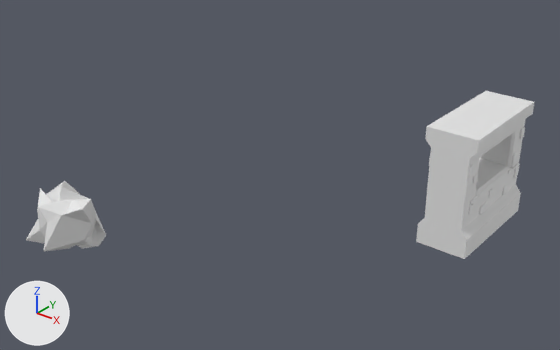
The Blender file env_wallwWndow_melissaLiao_01.blend, before and after one commit.
Before and after are seen from a 50 mm lens placed at (38.5, -25.8, 24.5), pointed at (10.8, 8.8, 3.0). Arrows for +X, +Y and +Z are at lower left; the lights stay in place. The picture after the commit comes second.
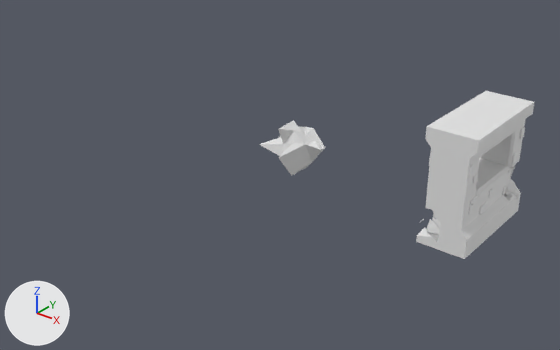
Commit message: wall base complete

Location of each change, (x1, y1, x2, y2) in pixels of the pictures (560 x 350 px):
'Icosphere', reshaped, moved, turned, rescaled: before (26, 181, 106, 251); after (259, 120, 325, 176)
part 1 of me_cube_001, cut back: before (419, 202, 445, 228); after (416, 126, 484, 250)
part 2 of me_cube_001, cut back: before (504, 161, 520, 203); after (502, 161, 521, 214)
part 3 of me_icosphere, cut back: before (37, 181, 106, 251); after (278, 120, 312, 176)

What the commit changed:
me_cube_001 is used by ob_cube; location (21.15, 14.93, 4.09); scale (1.6, 3.82, 3.77).
me_cube_001 had 6157 vertices, 6065 faces, 2 loose edges and spanned x -1.0..1.0, y -1.0..1.0, z -1.0..1.0.
me_cube_001 now has 6458 vertices, 6114 faces and spans x -1.0..1.0, y -1.0..1.0, z -1.0..1.0.
me_cube_001 part 1: 1 vertex moved from x -0.78, y -0.77, z -0.33 to x -0.78, y -0.73, z -0.33; 60 vertices removed from x -1.0..0.0, y -1.0..-0.54, z -0.66..-0.28; 585 vertices added at x -1.0..1.0, y -1.0..-0.4, z -1.0..0.86.
me_cube_001 part 2: 11 vertices moved from x 0.75..0.81, y 0.55..1.0, z -0.35..-0.1 to x 0.56..0.81, y 0.55..1.0, z -0.29..-0.1; 409 vertices removed from x 0.0..0.81, y 0.55..1.0, z -0.52..0.2; 189 vertices added at x -0.75..1.0, y 0.51..1.0, z -0.73..0.58.
Other edits to the shape of me_cube_001 do not show in these pictures.
me_icosphere is used by ob_icosphere; location (0.0, 0.0, 0.0); scale (2.0, 2.0, 2.0).
me_icosphere had 42 vertices, 80 faces and spanned x -1.27..1.22, y -1.23..0.88, z -1.19..1.26.
me_icosphere now has 39 vertices, 68 faces and spans x -1.27..1.22, y -1.65..0.88, z -1.14..1.26.
Part 3, on me_icosphere:
6 vertices are removed from x -0.26..0.97, y -0.81..0.81, z -1.19..0.53.
27 faces are deleted.
3 vertices move from x -0.76..0.85, y -0.31..0.0, z -0.85..-0.53 to x -0.62..0.76, y -0.76..0.05, z -1.02..-0.45.
3 vertices are added at (0.38, 0.44, -1.01), (-0.22, -1.65, 0.52), (0.25, 0.59, 0.54).
15 new faces join them.
Object 'Icosphere' (ob_icosphere) moves from (0.0, 0.0, 0.0) to (11.59, 9.46, 4.89).
Object 'Icosphere' (ob_icosphere) turns from (0, 0, 0) to (-31, 18, -16) degrees about x, y and z.
Object 'Icosphere' (ob_icosphere) is rescaled from (2.0, 2.0, 2.0) to (1.38, 1.38, 1.38).
